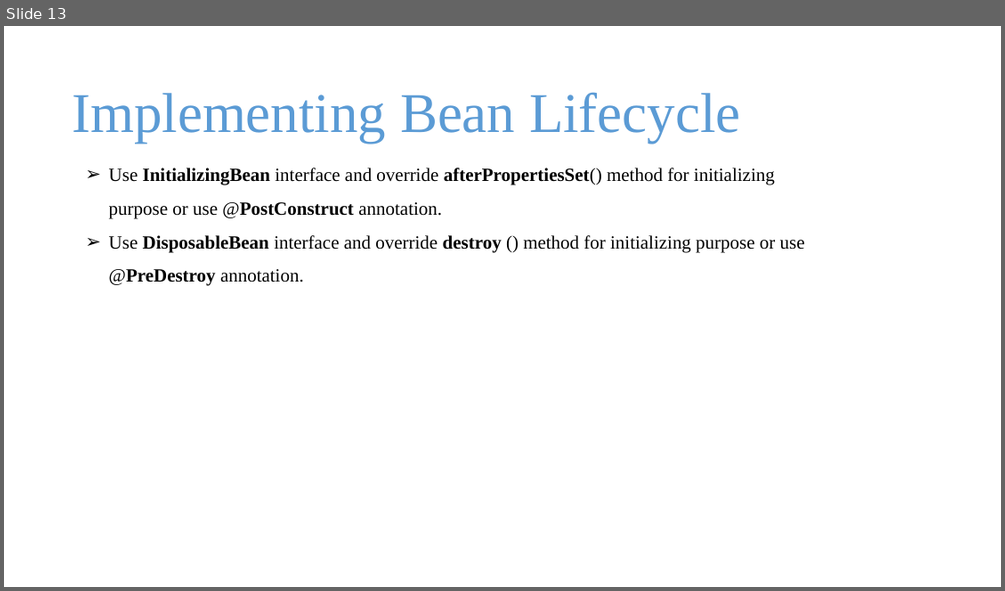
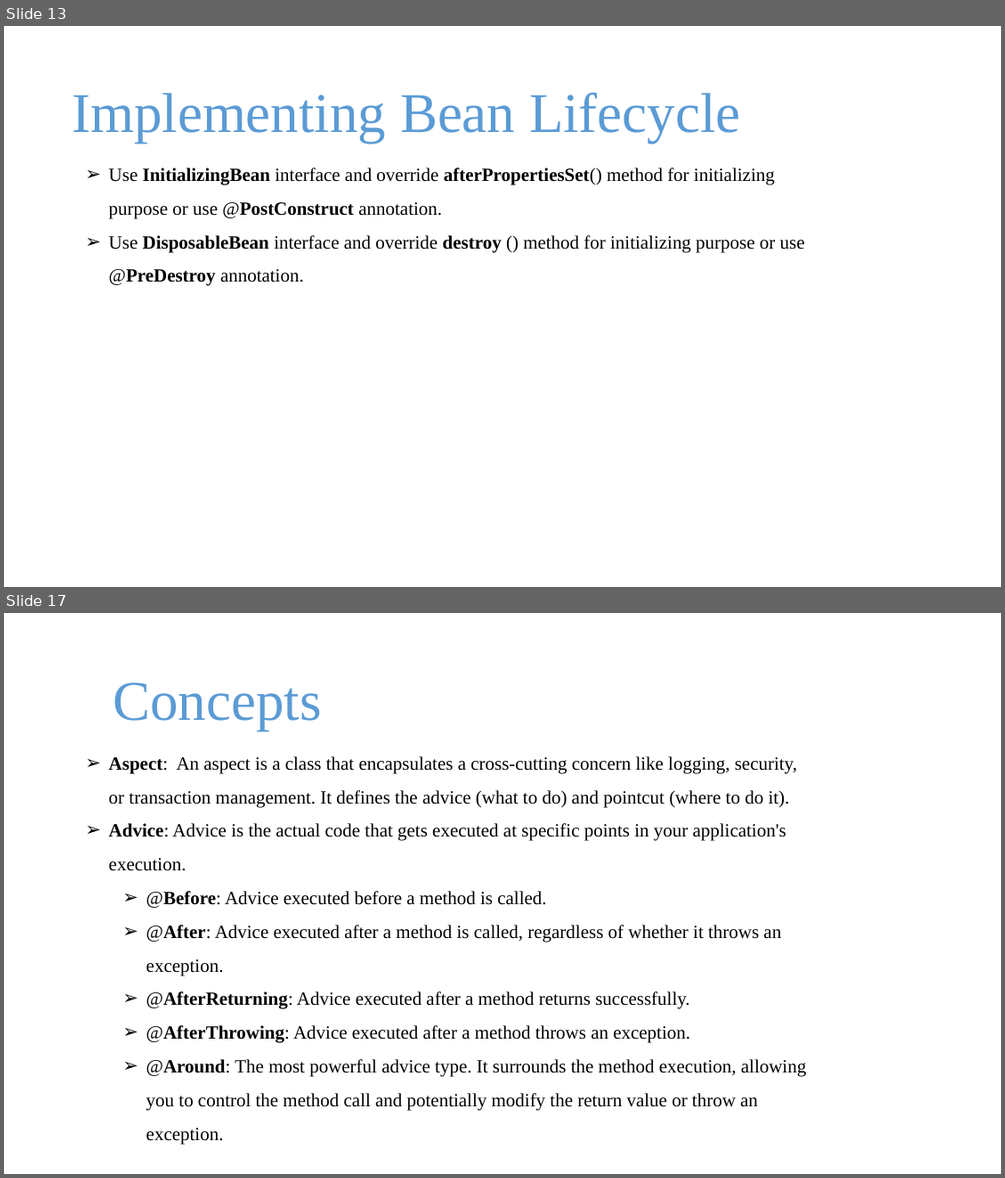
Before and after one commit to batchlcwd/spring-boot-microservices-batch2402, a slide deck: 2_spring and spring boot.pptx. Shown one above the other, each under a label of ours: slide 13 before the commit, slides 13 and 17 after it; the slides between them are not shown. The pictures are 1005x591 and 1005x1178 pixels, drawn with LibreOffice and Linux fonts; fonts in the diff are those of the drawing; background and template pictures are left out. Boxes give left, top, right and bottom in pixels: in the first picture for what was removed or moved away, otherwise in the second. Text is boxed around its words. In the diff, an @@ line names an element or a change of style, - is before the commit and + after.

```diff
--- a/2_spring and spring boot.pptx
+++ b/2_spring and spring boot.pptx
@@ slide 17 added at (x1=4, y1=613, x2=1001, y2=1174), background picture (left out) @@
@@ text added at (x1=113, y1=682, x2=321, y2=731), 54 pt, text gradient #1F4E79 to #5B9BD5 to #9DC3E6 @@
+Concepts
@@ text added at (x1=109, y1=756, x2=806, y2=1143), 18 pt, text #000000 @@
+➢ Aspect: An aspect is a class that encapsulates a cross-cutting concern like logging, security, or transaction management. It defines the advice (what to do) and pointcut (where to do it).
+➢ Advice: Advice is the actual code that gets executed at specific points in your application's execution.
+  ➢ @Before: Advice executed before a method is called.
+  ➢ @After: Advice executed after a method is called, regardless of whether it throws an exception.
+  ➢ @AfterReturning: Advice executed after a method returns successfully.
+  ➢ @AfterThrowing: Advice executed after a method throws an exception.
+  ➢ @Around: The most powerful advice type. It surrounds the method execution, allowing you to control the method call and potentially modify the return value or throw an exception.
```
Also in this commit, not shown: 4 other slides added, 22 other files.
